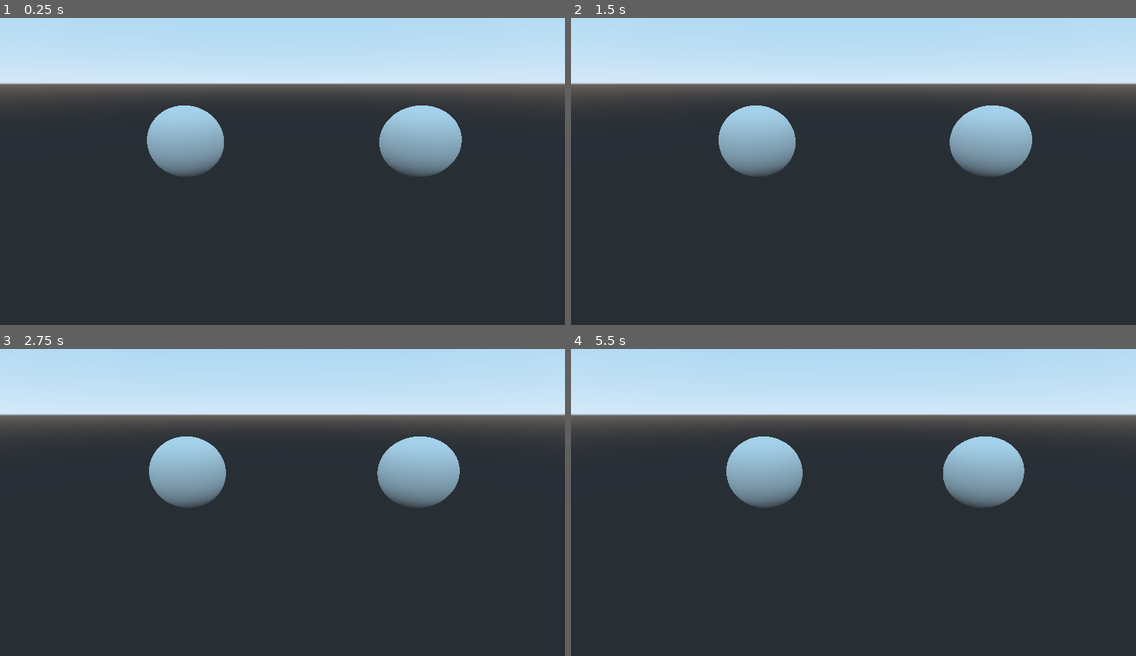
Above: before the commit, frames 1-4 (two rows, left to right).
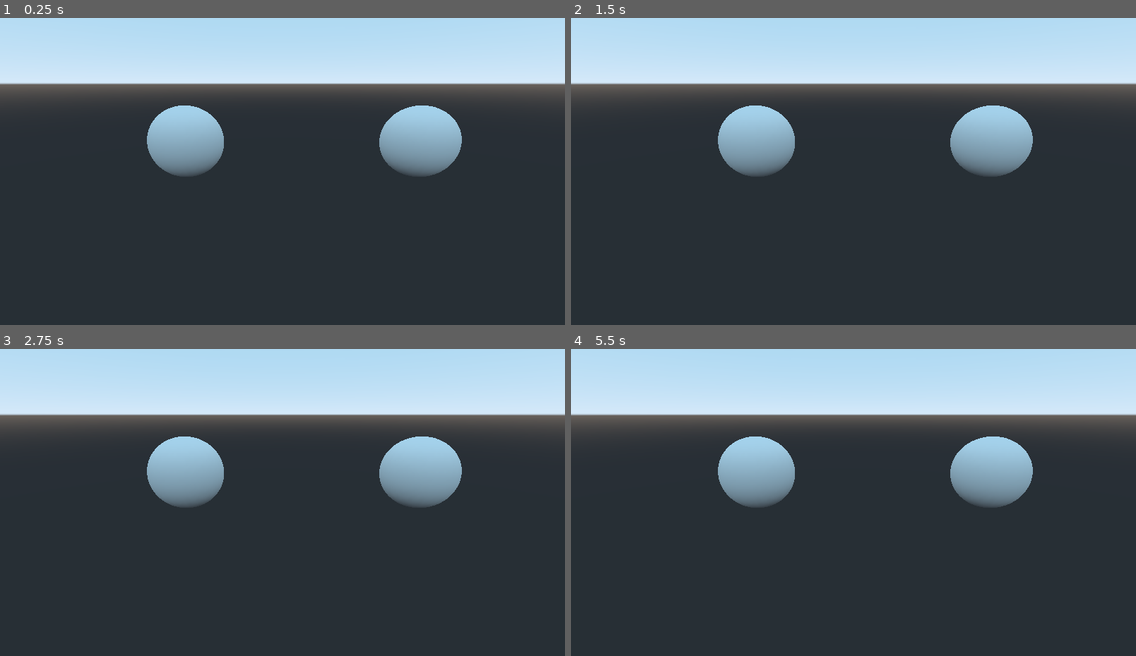
Above: after the commit, the same moments.

Repository: haennes/Spacecavate
Game: Godot game, scene res://scenes/Testscene.tscn
Two runs of this game, one before a commit and one after it. Both use one fixed random seed, a clock stepped at 60 frames per second and the inputs below. The project has no main scene, so this scene is started directly.
Inputs:
- Up to frame 1 (0.25 s): no input
- Up to frame 2 (1.5 s): tap Enter at 0.5 s; tap Space at 1.25 s
- Up to frame 3 (2.75 s): no input
- Up to frame 4 (5.5 s): tap Enter at 3.5 s

The runs differ from the first frame. In frame 1, less than 0.1% of the frame differs, in the area x 26-82%, y 28-49%; in frame 2, less than 0.1%; in frame 3, 0.3%; in frame 4, 1.3%, in the area x 26-82%, y 28-52%.

Commit message:
added the Prediction part
Needs to be tested

Diff:
--- a/project.godot
+++ b/project.godot
@@ -8,9 +8,14 @@
 
 config_version=4
 
-_global_script_classes=[  ]
+_global_script_classes=[ {
+"base": "Resource",
+"class": "Sattelite",
+"language": "GDScript",
+"path": "res://scripts/OrbitPredictor/Sattelite.gd"
+} ]
 _global_script_class_icons={
-
+"Sattelite": ""
 }
 
 [application]
--- /dev/null
+++ b/scenes/GravityObjects/GravityObject.tscn
@@ -0,0 +1,26 @@
+[gd_scene load_steps=5 format=2]
+
+[ext_resource path="res://scripts/GravityObject/GravityObjects.gd" type="Script" id=1]
+
+[sub_resource type="BoxShape" id=1]
+
+[sub_resource type="CubeMesh" id=2]
+
+[sub_resource type="AnimationRootNode" id=3]
+
+[node name=" GravityObject" type="RigidBody"]
+custom_integrator = true
+script = ExtResource( 1 )
+
+[node name="CollisionShape" type="CollisionShape" parent="."]
+shape = SubResource( 1 )
+
+[node name="MeshInstance" type="MeshInstance" parent="."]
+mesh = SubResource( 2 )
+material/0 = null
+
+[node name="AnimationTree" type="AnimationTree" parent="."]
+tree_root = SubResource( 3 )
+anim_player = NodePath("../AnimationPlayer")
+
+[node name="AnimationPlayer" type="AnimationPlayer" parent="."]
--- /dev/null
+++ b/scenes/MainScene.tscn
@@ -0,0 +1,20 @@
+[gd_scene load_steps=3 format=2]
+
+[ext_resource path="res://scenes/GravityObjects/GravityObject.tscn" type="PackedScene" id=1]
+[ext_resource path="res://scripts/OrbitPredictor/OrbitPrediction.gd" type="Script" id=2]
+
+[node name="Spatial" type="Spatial"]
+script = ExtResource( 2 )
+
+[node name=" GravityObject" parent="." instance=ExtResource( 1 )]
+transform = Transform( 1, 0, 0, 0, 1, 0, 0, 0, 1, 0, 0, 1.65441 )
+starting_velocity = Vector3( 0, -0.6, 0 )
+
+[node name=" GravityObject2" parent="." instance=ExtResource( 1 )]
+transform = Transform( 1, 0, 0, 0, 1, 0, 0, 0, 1, 2.5, 0, -1.2407 )
+starting_velocity = Vector3( 0, 0.6, 0 )
+
+[node name="Camera" type="Camera" parent="."]
+transform = Transform( 1, 0, 0, 0, 1, 0, 0, 0, 1, 1.44795, 0, 6.54877 )
+
+[node name="AnimationPlayer" type="AnimationPlayer" parent="."]
--- a/scenes/Planet/Planet.tscn
+++ b/scenes/Planet/Planet.tscn
@@ -1,15 +1,10 @@
-[gd_scene load_steps=4 format=2]
-
-[ext_resource path="res://scripts/Planet/Planet.gd" type="Script" id=1]
+[gd_scene load_steps=3 format=2]
 
 [sub_resource type="SphereShape" id=1]
 
 [sub_resource type="SphereMesh" id=2]
 
-[node name="PlanetName" type="RigidBody"]
-gravity_scale = 0.0
-custom_integrator = true
-script = ExtResource( 1 )
+[node name="PlanetName" type="StaticBody"]
 
 [node name="CollisionShape" type="CollisionShape" parent="."]
 shape = SubResource( 1 )
--- /dev/null
+++ b/scripts/GravityObject/GravityObjects.gd
@@ -0,0 +1,44 @@
+extends RigidBody
+
+##### Declare this in an Autoload later   (from)
+
+var G = 0.6
+
+##### Declare this in an Autoload later   (to)
+
+export var starting_velocity := Vector3(0,0,0)
+var atmosphere_thickness_curve := Curve2D.new()
+var atmosphere_color_curve := Curve2D.new()
+
+
+func _ready():
+	add_to_group("GravityEmitter")
+	set_velocity(starting_velocity)
+
+
+
+
+
+func _integrate_forces(state) -> void :
+		_integrate_gravity(state)
+
+
+func set_velocity(velocity : Vector3) -> void :
+	apply_central_impulse(mass*velocity)
+
+
+func _physics_process(delta):
+	pass
+
+func _integrate_gravity(state) -> void :
+	var force = Vector3.ZERO
+	var GravityObjects = get_tree().get_nodes_in_group("GravityEmitter")
+	for x in GravityObjects.size():
+		var GravityObject : RigidBody = GravityObjects[x]
+		if GravityObject == self:
+			continue
+		var direction = translation.direction_to(GravityObject.translation)
+		var squaredistance = translation.distance_squared_to(GravityObject.translation)
+		force = direction * G * GravityObject.mass * mass / squaredistance
+		print("x : %s dir : %s squaredistance : %s force : %s" % [x,direction,squaredistance,force])
+	add_central_force(force)
--- /dev/null
+++ b/scripts/OrbitPredictor/OrbitPrediction.gd
@@ -0,0 +1,95 @@
+extends Spatial
+
+
+var orbit_animation : Animation
+var time : float = 0
+export var seemslikeorbit : bool = false
+export var AnimationPlayerchild = "AnimationPlayer"
+var GravityObjects
+
+##### Declare this in an Autoload later   (from)
+
+var G = 0.6
+var DISTANCE_THRESHHOLD : float = 2
+var ANGLE_THRESHHOLD : Vector3 = Vector3(1,1,1)
+
+##### Declare this in an Autoload later   (to)
+
+# Called when the node enters the scene tree for the first time.
+func _ready():
+	animation_init()
+	update_GravityObjects()
+
+
+# Called every frame. 'delta' is the elapsed time since the previous frame.
+#func _process(delta):
+#	pass
+
+func predict_till_closed_orbit(maxsteps : int, delta : float) -> void:
+	var all_seem_closed : bool = false
+	var steps : int = 0
+	while !all_seem_closed && steps < maxsteps:
+		steps += 1
+		for i in GravityObjects.size():
+			var a = Vector3.ZERO
+			var GravityObject_i : Sattelite = GravityObjects[i]
+			var pos_i : Vector3 = GravityObject_i.position_array[-1]
+			var v_i : Vector3 = GravityObject_i.velocity
+			for ii in GravityObjects.size():
+				var GravityObject_ii : Sattelite = GravityObjects[ii]
+				var pos_ii : Vector3 = GravityObject_ii.position_array[-1]
+				var direction = pos_i.direction_to(pos_ii)
+				a+= G*GravityObject_ii.mass / pos_i.distance_squared_to(pos_ii) * direction
+			GravityObject_i.posn = pos_i + a/2 * delta *delta + v_i * delta
+			GravityObject_i.velocity = a * delta
+		for i in GravityObjects.size():
+			var GravityObject_i : Sattelite = GravityObjects[i]
+			GravityObject_i.position_array.append(GravityObject_i.posn)
+			var pos_i_first : Vector3 = GravityObject_i.position_array[0]
+			var pos_i_now : Vector3 = GravityObject_i.position_array[-1]
+			var pos_i_last : Vector3 = GravityObject_i.position_array[-2]
+			is_closed(pos_i_first,pos_i_last,pos_i_now,DISTANCE_THRESHHOLD,ANGLE_THRESHHOLD)
+
+
+
+func is_closed(pos1 : Vector3, pos2 : Vector3, pos_to_check : Vector3 , distance_threshold : float, angle_threshold : Vector3):
+	var direction = pos1.direction_to(pos2)
+	if (direction - pos1.direction_to(pos_to_check)).abs() <= angle_threshold:
+		var distance_pos1_pos2 = pos1.distance_to(pos2)                 #distance
+		var distance_postochek_pos1 = pos_to_check.distance_to(pos2)    #distance2
+		var distance_postocheck_pos2 = pos_to_check.distance_to(pos2)   #distance3
+		if distance_postochek_pos1 <= distance_pos1_pos2 + distance_threshold && distance_postocheck_pos2 <= distance_pos1_pos2 + distance_threshold:
+			return true
+
+
+func add_key_to_animation() -> void :
+	for i in GravityObjects.size():
+		var GravityObject : RigidBody = GravityObjects[i]
+		for ii in GravityObjects.size():
+			if ii == i:
+				continue
+			var GravityObject2 : RigidBody = GravityObjects[ii]
+			var translation_difference := GravityObject.translation - GravityObject2.translation
+			orbit_animation.track_insert_key(i,time,translation_difference)
+
+
+
+func animation_init() -> void:
+	orbit_animation = Animation.new()
+	$AnimationPlayer.add_animation("orbit_animation",orbit_animation)
+	update_tracks_GravityObjects()
+
+
+func update_tracks_GravityObjects() -> void:
+	update_GravityObjects()
+	for i in GravityObjects.size():
+		var GravityObject : RigidBody = GravityObjects[i]
+		if orbit_animation.find_track(GravityObject.get_path()) == -1: # returns -1 if track cant be found
+			orbit_animation.add_track(Animation.TYPE_TRANSFORM,i)
+			orbit_animation.track_set_enabled(i,false)
+			orbit_animation.track_set_path(i,String(get_path_to(GravityObject))+":translation")
+			print("updated orbitanimation GravityObjects sucessfully Track count: %s"%orbit_animation.get_track_count())
+
+
+func update_GravityObjects() -> void:
+	GravityObjects = get_tree().get_nodes_in_group("GravityEmitter")
--- /dev/null
+++ b/scripts/OrbitPredictor/Sattelite.gd
@@ -0,0 +1,15 @@
+extends Resource
+
+
+class_name Sattelite
+
+var mass : float = 0
+
+### positions ###
+
+var posn : Vector3 = Vector3.ZERO  # the next position
+var position_array : Array = []
+
+### positions ###
+
+var velocity : Vector3 = Vector3.ZERO
